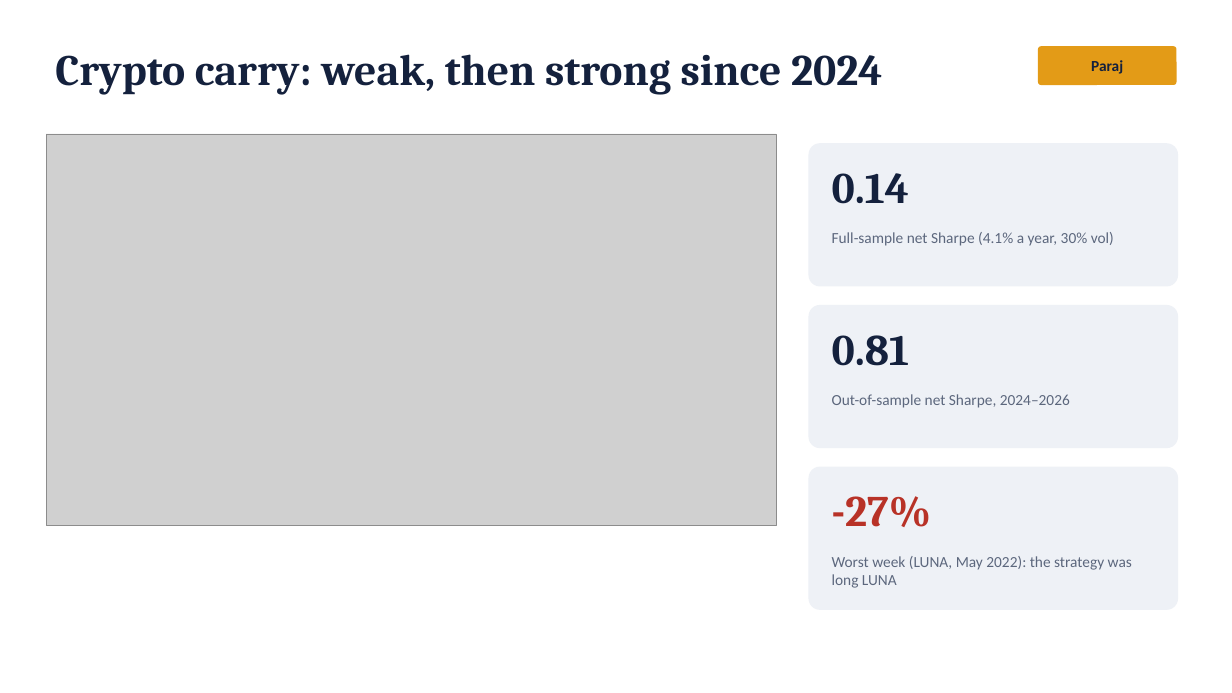
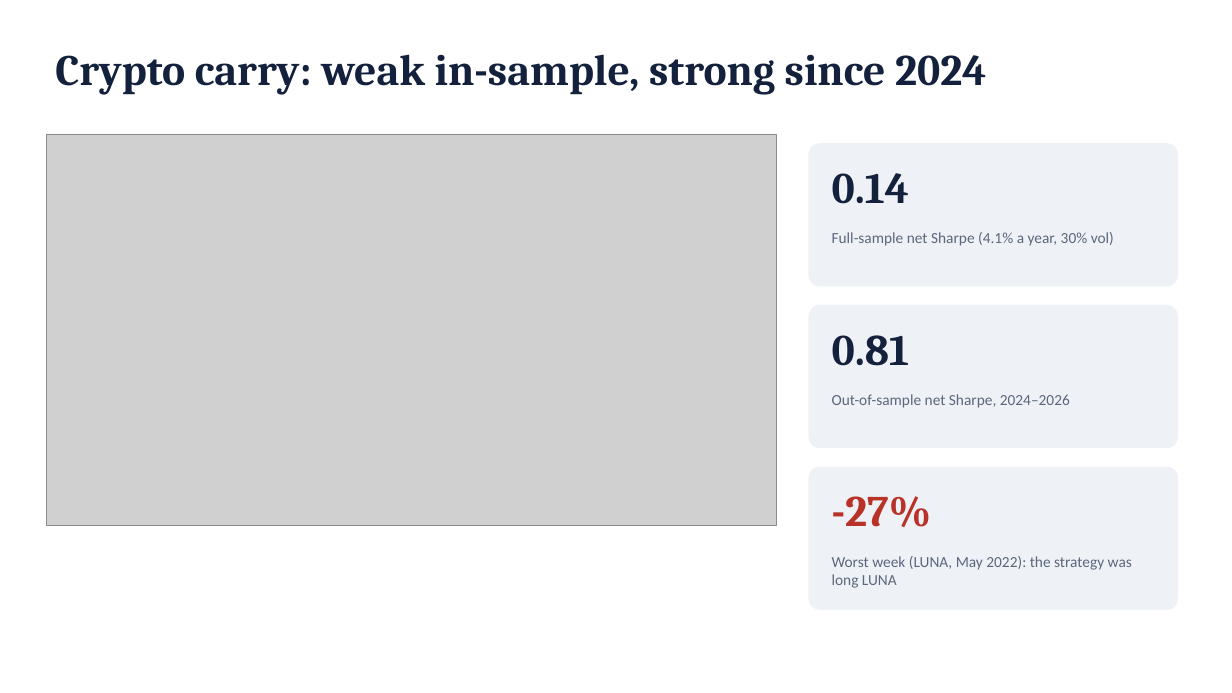
Before and after one commit to rezazamani2329/currency-crypto-carry, a slide deck: slide 11 of slides/presentation.pptx. Drawn at 1232x693 pixels with LibreOffice and Linux fonts; fonts in the diff are those of the drawing; grey boxes stand for pictures. Boxes give left, top, right and bottom in pixels: in the first picture for what was removed or moved away, otherwise in the second. Text is boxed around its words. In the diff, an @@ line names an element or a change of style, - is before the commit and + after.

```diff
--- a/slides/presentation.pptx
+++ b/slides/presentation.pptx
@@ text at [55,54,987,95]: text changed @@
-Crypto carry: weak, then strong since 2024
+Crypto carry: weak in-sample, strong since 2024
@@ rounded rectangle removed at [1038,46,1177,85] @@
-Paraj
```
Also in this commit, not shown: 14 other slides changed, 2 other files.
